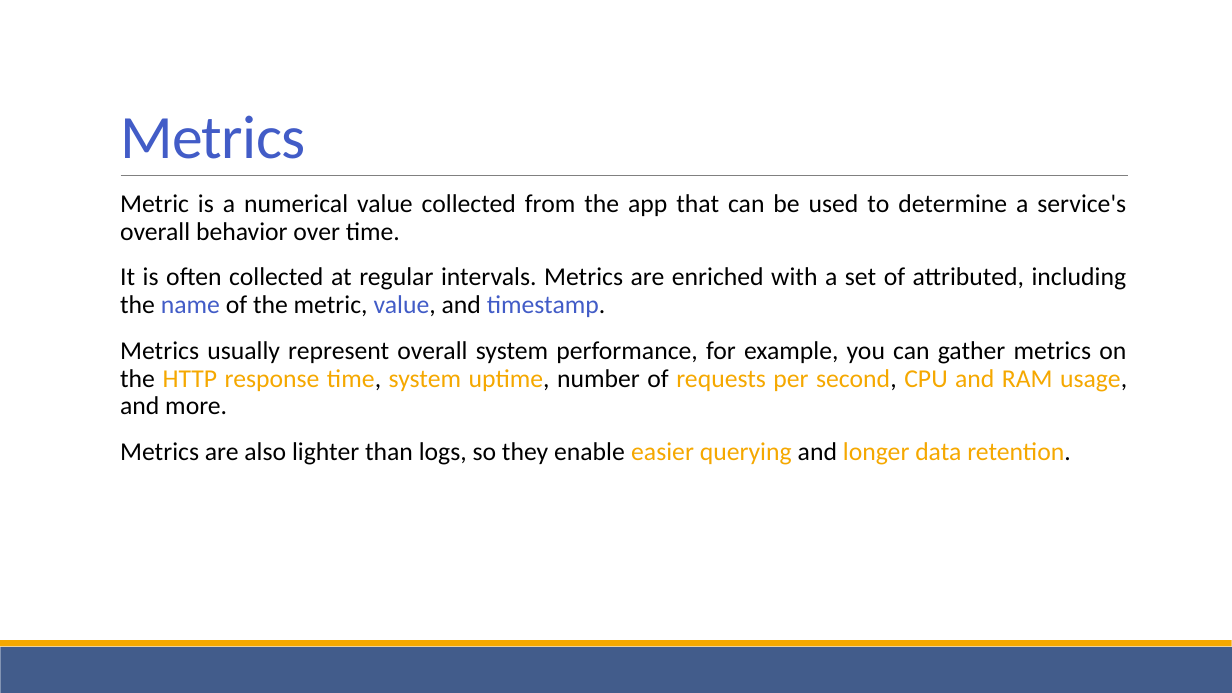
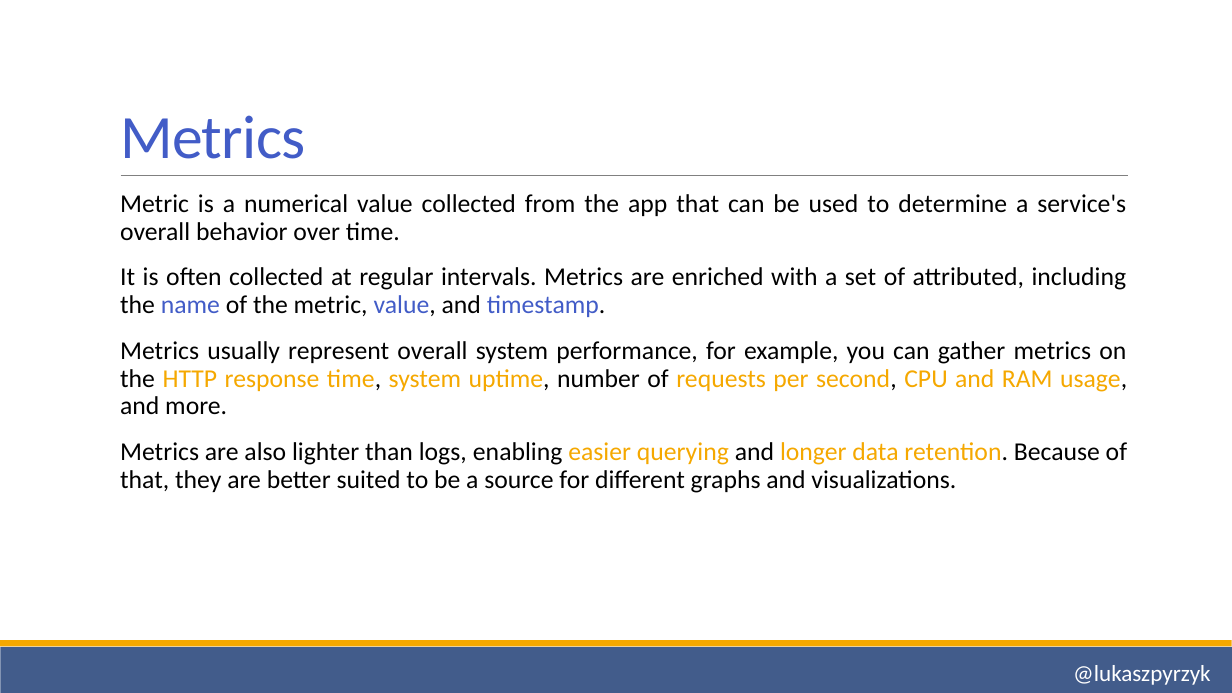
Before and after one commit to lukasz-pyrzyk/opentelemetry-demo, a slide deck: slide 7 of OpenTelemetry.pptx. Drawn at 1232x693 pixels with LibreOffice and Linux fonts; fonts in the diff are those of the drawing. Boxes give left, top, right and bottom in pixels: in the first picture for what was removed or moved away, otherwise in the second. Text is boxed around its words. In the diff, an @@ line names an element or a change of style, - is before the commit and + after.

```diff
--- a/OpenTelemetry.pptx
+++ b/OpenTelemetry.pptx
@@ text at [120, 442, 1127, 493]: text changed @@
-  Metrics are also lighter than logs, so they enable easier querying and longer data retention.
+  Metrics are also lighter than logs, enabling easier querying and longer data retention. Because of that, they are better suited to be a source for different graphs and visualizations.
@@ text added at [1073, 665, 1210, 685], 18 pt, text #FFFFFF @@
+@lukaszpyrzyk
```
Also in this commit, not shown: 7 other slides changed, 16 slides added, 9 slides removed.
